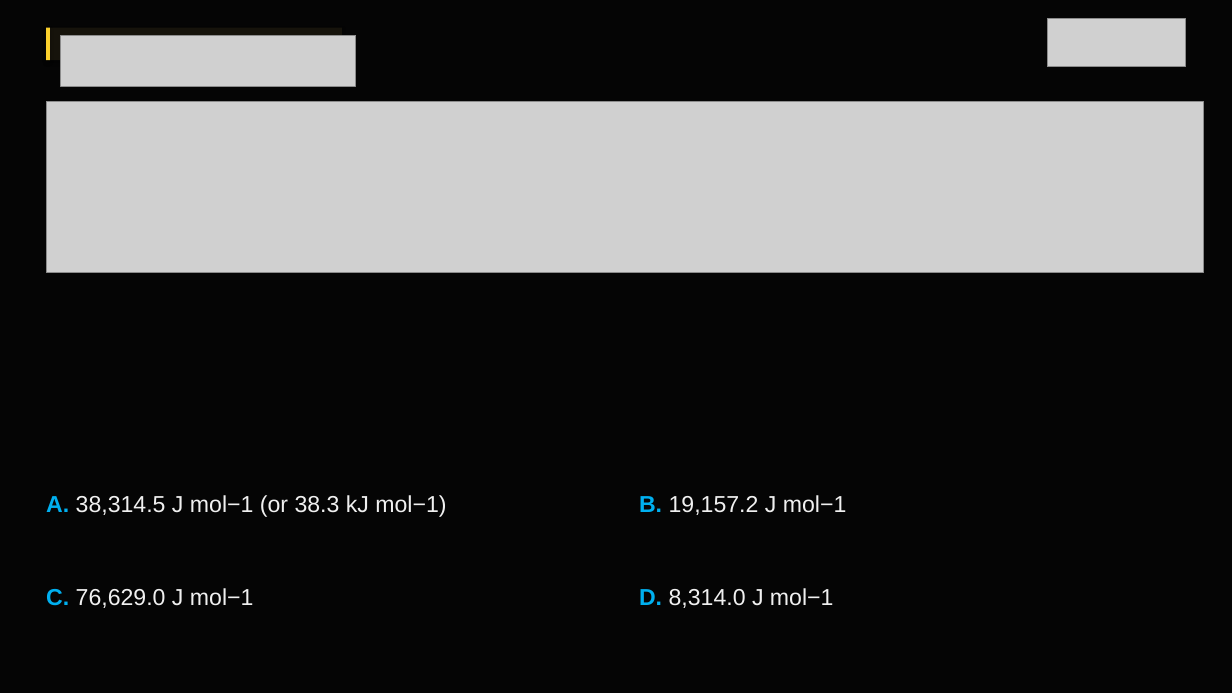
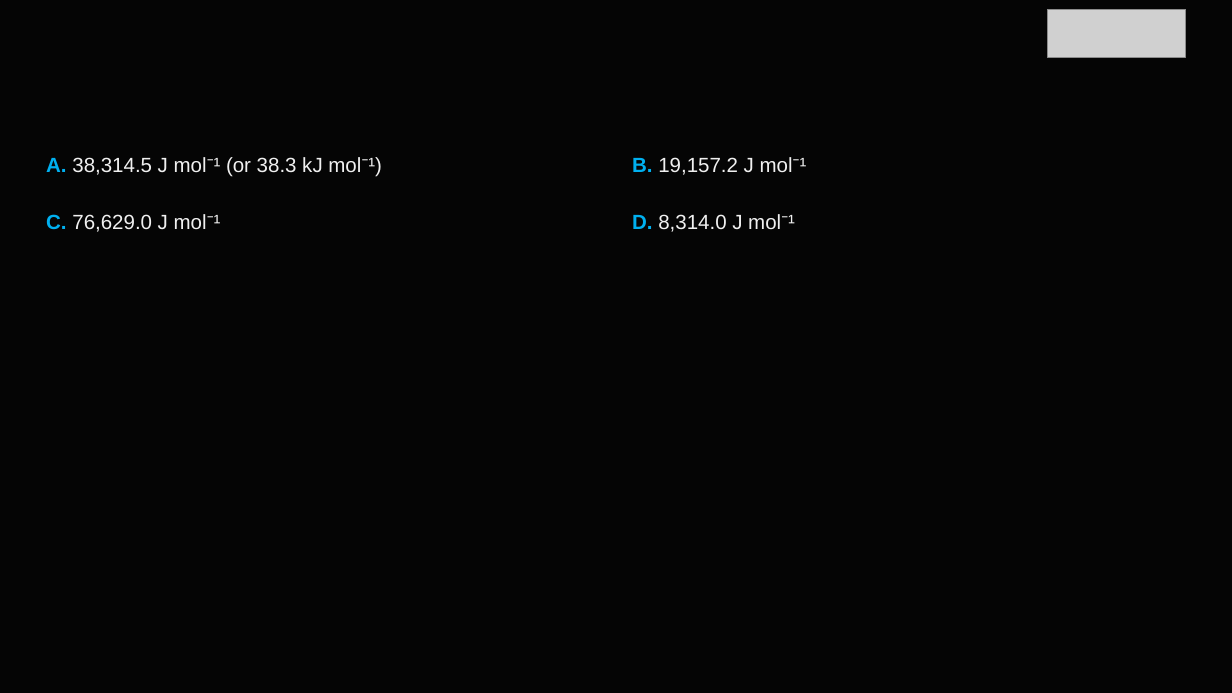
Before and after one commit to lekhan-03/PDFtoSLIDES, a slide deck: slide 74 of data/outputs/chemistry_v4.pptx (slide 75 before the commit). Drawn at 1232x693 pixels with LibreOffice and Linux fonts; fonts in the diff are those of the drawing; grey boxes stand for pictures. Boxes give left, top, right and bottom in pixels: in the first picture for what was removed or moved away, otherwise in the second. Text is boxed around its words. In the diff, an @@ line names an element or a change of style, - is before the commit and + after.

```diff
--- a/data/outputs/chemistry_v4.pptx
+++ b/data/outputs/chemistry_v4.pptx
@@ rectangle removed at [46, 28, 342, 60] @@
@@ rectangle removed at [46, 28, 50, 60] @@
@@ picture: place and size @@
-picture at [1047, 18, 1186, 67]
+picture at [1047, 9, 1186, 57]
@@ picture removed at [60, 35, 356, 86] @@
@@ picture removed at [46, 102, 1204, 273] @@
@@ text at [46, 157, 382, 177]: text changed; size 18 to 16 pt @@
-A. 38,314.5 J mol−1 (or 38.3 kJ mol−1)
+A. 38,314.5 J mol⁻¹ (or 38.3 kJ mol⁻¹)
@@ text at [632, 157, 807, 175]: text changed; size 18 to 16 pt @@
-B. 19,157.2 J mol−1
+B. 19,157.2 J mol⁻¹
@@ text at [46, 214, 221, 232]: text changed; size 18 to 16 pt @@
-C. 76,629.0 J mol−1
+C. 76,629.0 J mol⁻¹
@@ text at [632, 214, 795, 232]: text changed; size 18 to 16 pt @@
-D. 8,314.0 J mol−1
+D. 8,314.0 J mol⁻¹
```
Also in this commit, not shown: 165 other slides changed, 40 slides added, 38 slides removed, 13 other files.
